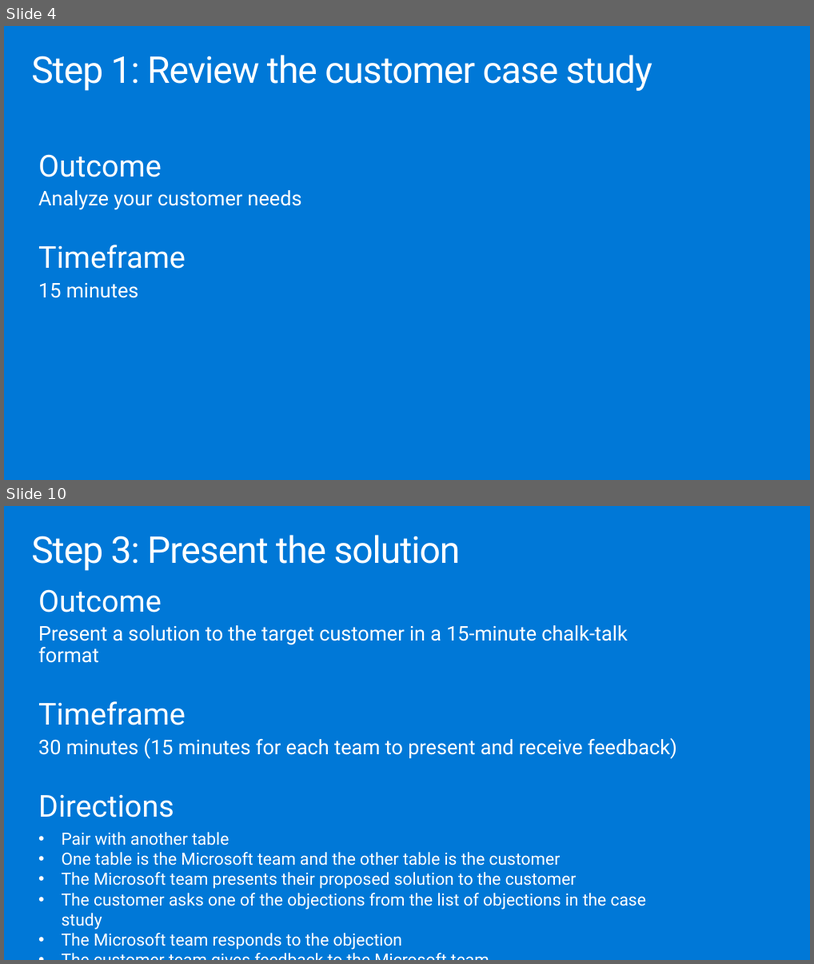
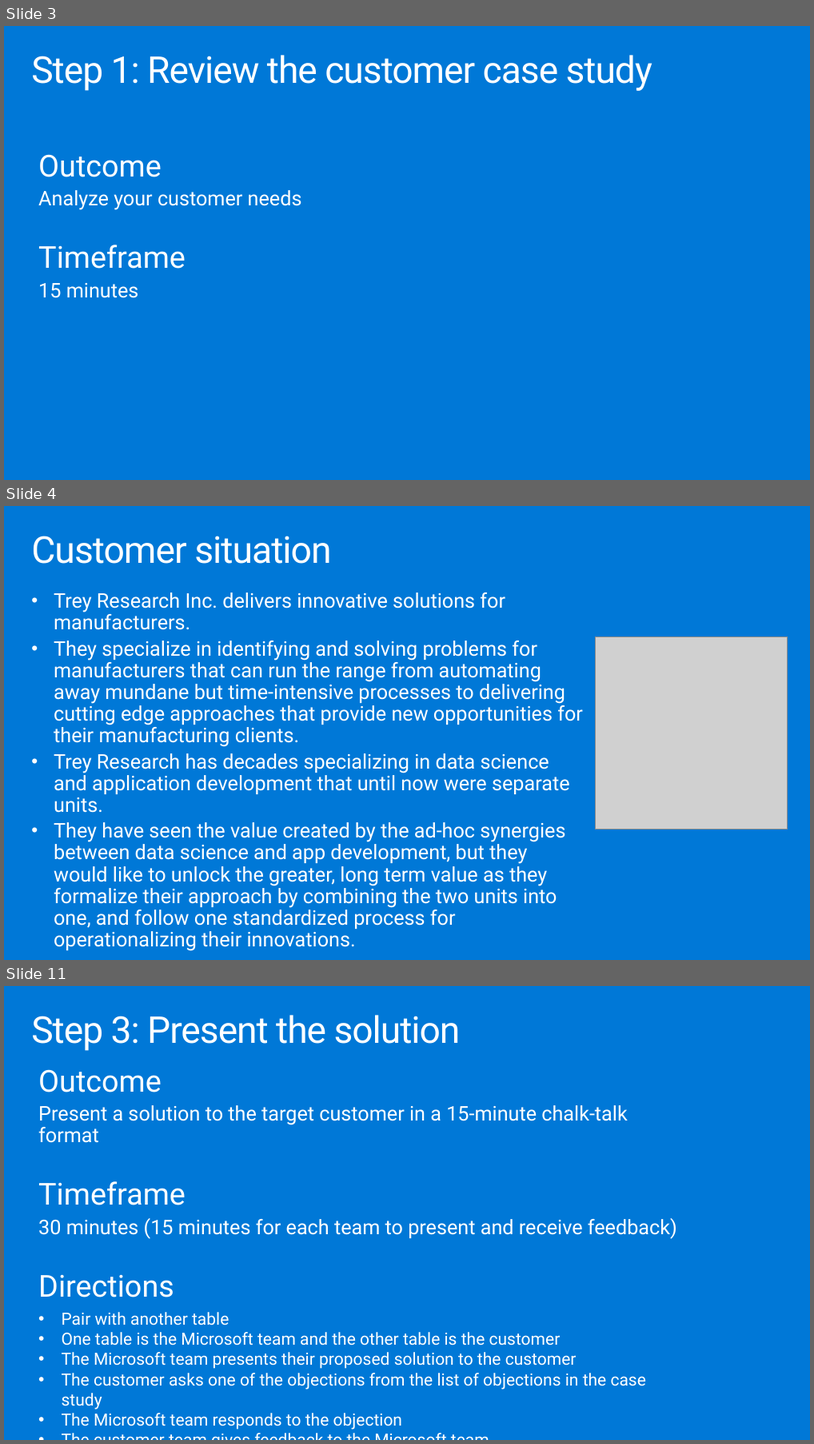
Before and after one commit to solliancenet/MCW-MLOps, a slide deck: Whiteboard design session/WDS trainer presentation - MLOps.pptx. Shown one above the other, each under a label of ours: slides 4 and 10 before the commit, slides 3, 4 and 11 after it; the slides between them are not shown. The pictures are 814x964 and 814x1444 pixels, drawn with LibreOffice and Linux fonts; fonts in the diff are those of the drawing; grey boxes stand for pictures. Boxes give left, top, right and bottom in pixels: in the first picture for what was removed or moved away, otherwise in the second. Text is boxed around its words. In the diff, an @@ line names an element or a change of style, - is before the commit and + after.

```diff
--- a/Whiteboard design session/WDS trainer presentation - MLOps.pptx
+++ b/Whiteboard design session/WDS trainer presentation - MLOps.pptx
@@ slide 4 added at box(4, 506, 810, 960), background #0078D7 @@
@@ title added at box(31, 536, 331, 564), 44.1 pt, text #FFFFFF @@
+Customer situation
@@ text added at box(54, 592, 583, 928), 24 pt, text #FFFFFF @@
+• Trey Research Inc. delivers innovative solutions for manufacturers.
+• They specialize in identifying and solving problems for manufacturers that can run the range from automating away mundane but time-intensive processes to delivering cutting edge approaches that provide new opportunities for their manufacturing clients.
+• Trey Research has decades specializing in data science and application development that until now were separate units.
+• They have seen the value created by the ad-hoc synergies between data science and app development, but they would like to unlock the greater, long term value as they formalize their approach by combining the two units into one, and follow one standardized process for operationalizing their innovations.
@@ picture added at box(596, 636, 788, 829) @@
@@ what was slide 4 is now slide 3 @@
@@ what was slide 10 is now slide 11 @@
```
Also in this commit, not shown: 1 slide changed, 23 other slides added, 20 slides removed, 1 other file.
